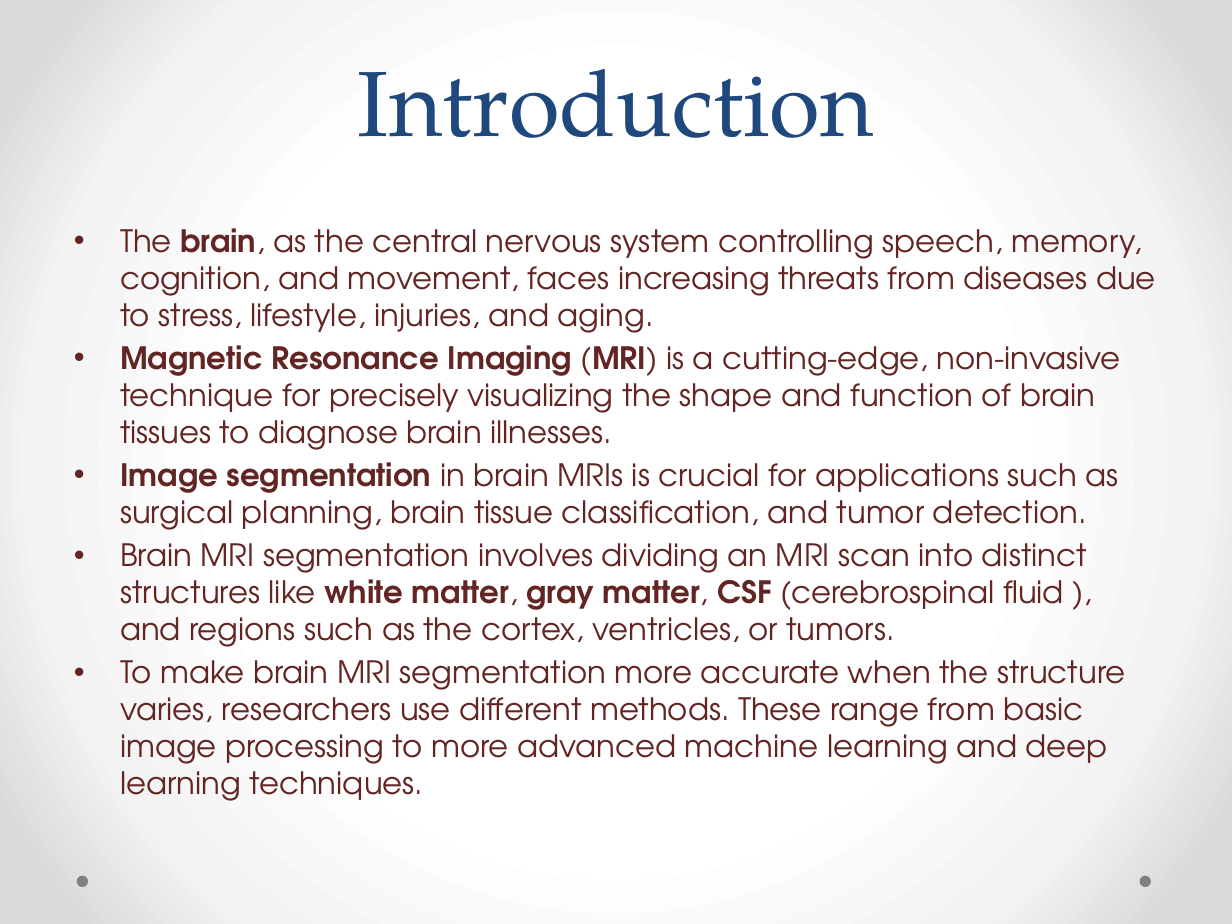
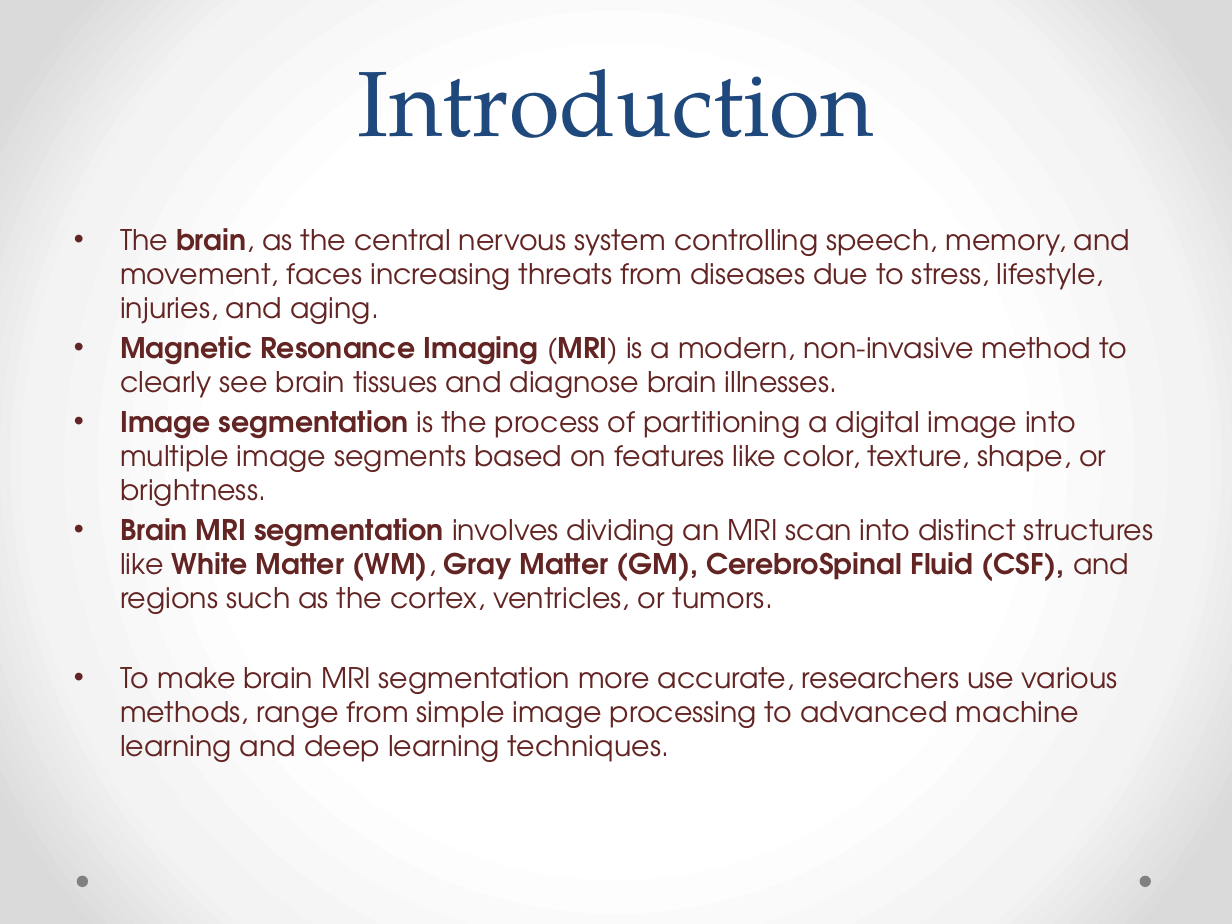
Before and after one commit to shrutipathak12321/Brain-Segmentation-using-RBFNN, a slide deck: slide 3 of Project_presentation.pptx. Drawn at 1232x924 pixels with LibreOffice and Linux fonts; fonts in the diff are those of the drawing. Boxes give left, top, right and bottom in pixels: in the first picture for what was removed or moved away, otherwise in the second. Text is boxed around its words. In the diff, an @@ line names an element or a change of style, - is before the commit and + after.

```diff
--- a/Project_presentation.pptx
+++ b/Project_presentation.pptx
@@ text at (120, 228, 1154, 762): text changed; size 18 to 16.6 pt @@
-• The brain, as the central nervous system controlling speech, memory, cognition, and movement, faces increasing threats from diseases due to stress, lifestyle, injuries, and aging.
-• Magnetic Resonance Imaging (MRI) is a cutting-edge, non-invasive technique for precisely visualizing the shape and function of brain tissues to diagnose brain illnesses.
-• Image segmentation in brain MRIs is crucial for applications such as surgical planning, brain tissue classification, and tumor detection.
-• Brain MRI segmentation involves dividing an MRI scan into distinct structures like white matter, gray matter, CSF (cerebrospinal fluid ), and regions such as the cortex, ventricles, or tumors.
-• To make brain MRI segmentation more accurate when the structure varies, researchers use different methods. These range from basic image processing to more advanced machine learning and deep learning techniques.
+• The brain, as the central nervous system controlling speech, memory, and movement, faces increasing threats from diseases due to stress, lifestyle, injuries, and aging.
+• Magnetic Resonance Imaging (MRI) is a modern, non-invasive method to clearly see brain tissues and diagnose brain illnesses.
+• Image segmentation is the process of partitioning a digital image into multiple image segments based on features like color, texture, shape, or brightness.
+• Brain MRI segmentation involves dividing an MRI scan into distinct structures like White Matter (WM), Gray Matter (GM), CerebroSpinal Fluid (CSF), and regions such as the cortex, ventricles, or tumors.
+• To make brain MRI segmentation more accurate, researchers use various methods, range from simple image processing to advanced machine learning and deep learning techniques.
```
Also in this commit, not shown: 9 other slides changed, 1 slide added, 1 slide removed, 2 other files.
